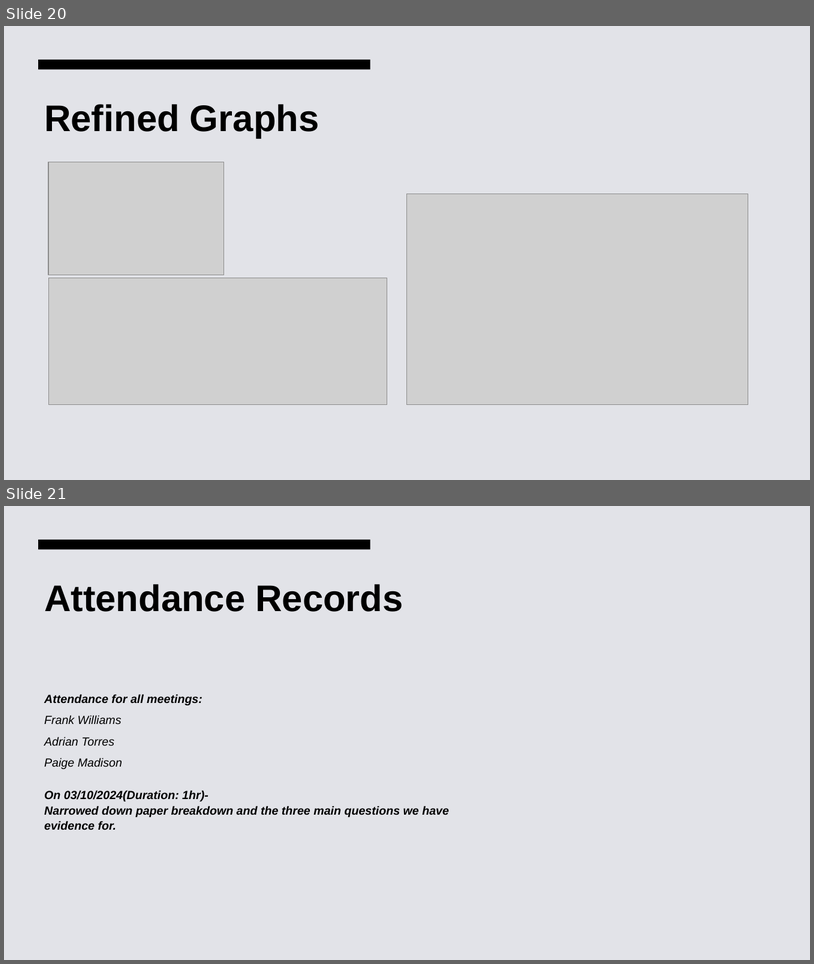
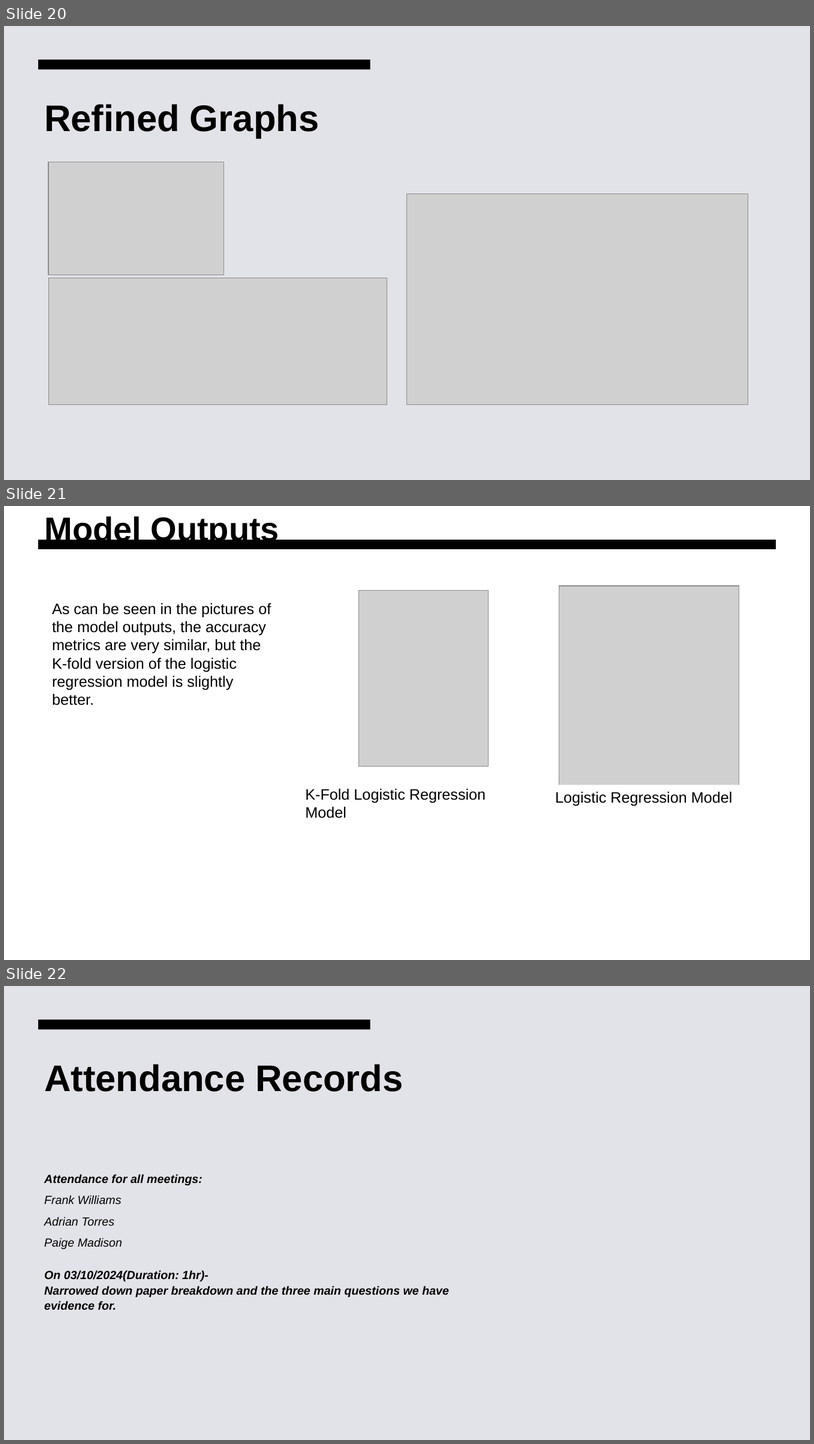
Before and after one commit to AdriandotEXE/Introduction-to-Data-Science-Heart-Attack-ML-Project, a slide deck: Final_Group_Project_Project 1.pptx. Shown one above the other, each under a label of ours: slides 20 and 21 before the commit, slides 20, 21 and 22 after it. The pictures are 814x964 and 814x1444 pixels, drawn with LibreOffice and Linux fonts; fonts in the diff are those of the drawing; grey boxes stand for pictures. Boxes give left, top, right and bottom in pixels: in the first picture for what was removed or moved away, otherwise in the second. Text is boxed around its words. In the diff, an @@ line names an element or a change of style, - is before the commit and + after.

Commit message:
Model Output Added to Update 3 PowerPoint

```diff
--- a/Final_Group_Project_Project 1.pptx
+++ b/Final_Group_Project_Project 1.pptx
@@ slide 21 added at [4,506,810,960], background #FFFFFF @@
@@ rectangle added at [4,506,810,960], fill #FFFFFF @@
@@ title added at [45,514,279,547], 40 pt, text #000000, bold @@
+Model Outputs
@@ freeform shape added at [38,540,777,550], fill #000000 @@
@@ picture added at [359,590,489,766] @@
@@ picture added at [560,586,740,790] @@
@@ text added at [52,603,271,690], 18 pt, text #000000 @@
+As can be seen in the pictures of the model outputs, the accuracy metrics are very similar, but the K-fold version of the logistic regression model is slightly better.
@@ text added at [305,788,486,818], 18 pt, text #000000 @@
+K-Fold Logistic Regression Model
@@ rectangle added at [549,785,802,809], fill #FFFFFF, 18 pt, text #000000 @@
+Logistic Regression Model
@@ what was slide 21 is now slide 22 @@
```
